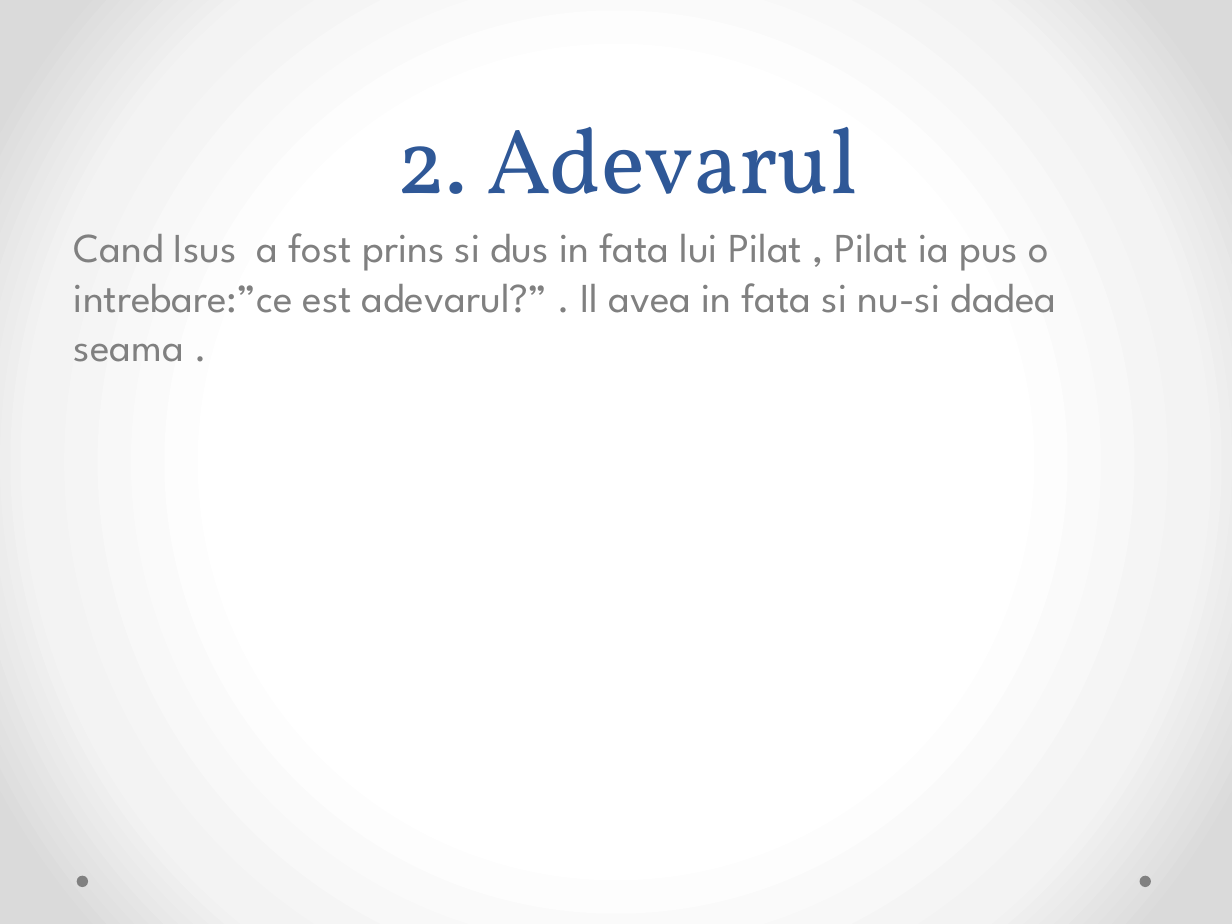
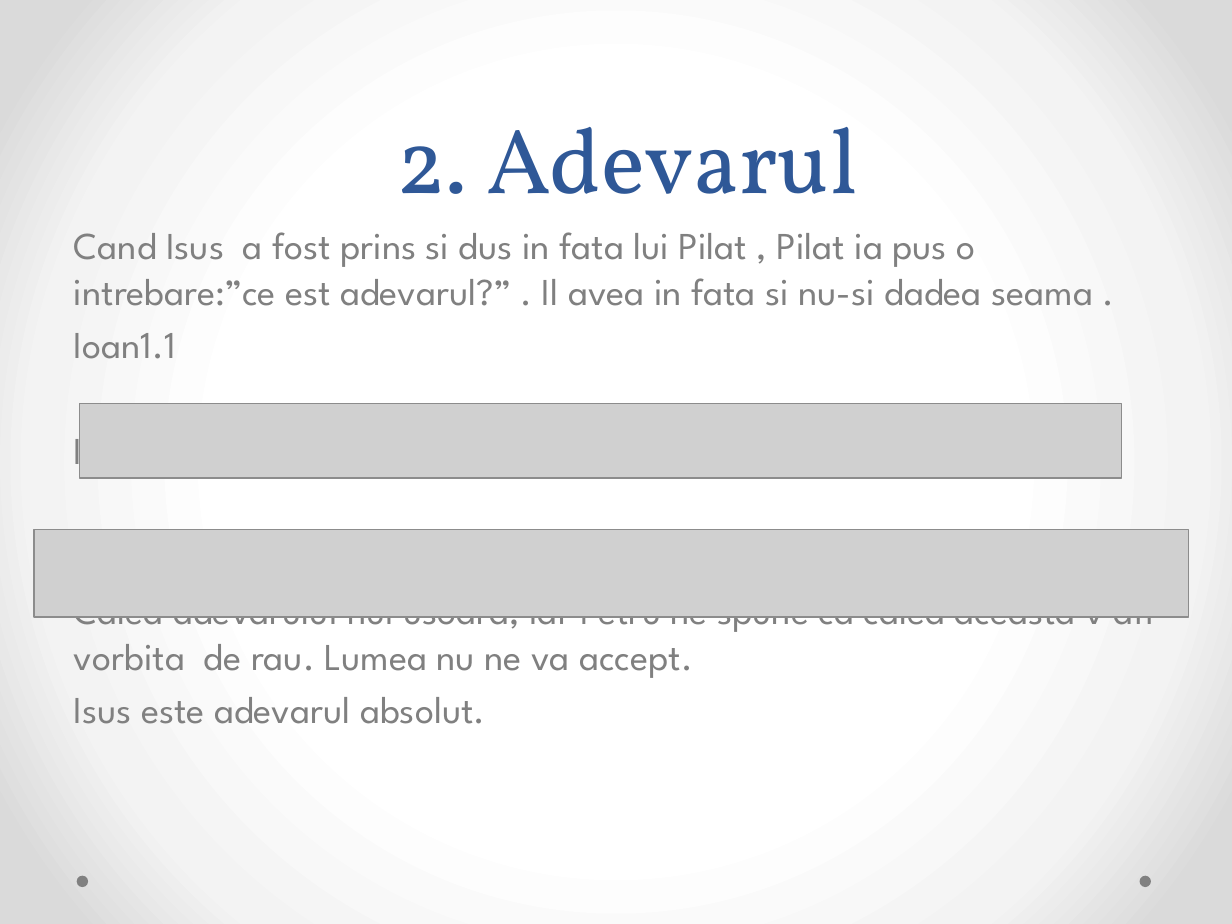
Before and after one commit to justmaxs/madsdad, a slide deck: slide 6 of TIneret.pptx. Drawn at 1232x924 pixels with LibreOffice and Linux fonts; fonts in the diff are those of the drawing; grey boxes stand for pictures. Boxes give left, top, right and bottom in pixels: in the first picture for what was removed or moved away, otherwise in the second. Text is boxed around its words. In the diff, an @@ line names an element or a change of style, - is before the commit and + after.

Commit message:
gATA

```diff
--- a/TIneret.pptx
+++ b/TIneret.pptx
@@ text at <box>74,232,1093,306</box>: size 24 to 22.2 pt in "Cand Isus a fost prins si dus ..." @@
@@ text at <box>74,333,1154,724</box>: paragraphs added @@
+Ioan1.1
+Ioan 17:17
+Calea adevarului nui usoara, iar Petru ne spune ca calea aceasta v afi vorbita de rau. Lumea nu ne va accept.
+Isus este adevarul absolut.
@@ picture added at <box>80,404,1121,478</box> @@
@@ picture added at <box>34,530,1189,617</box> @@
```
Also in this commit, not shown: 1 slide added.
